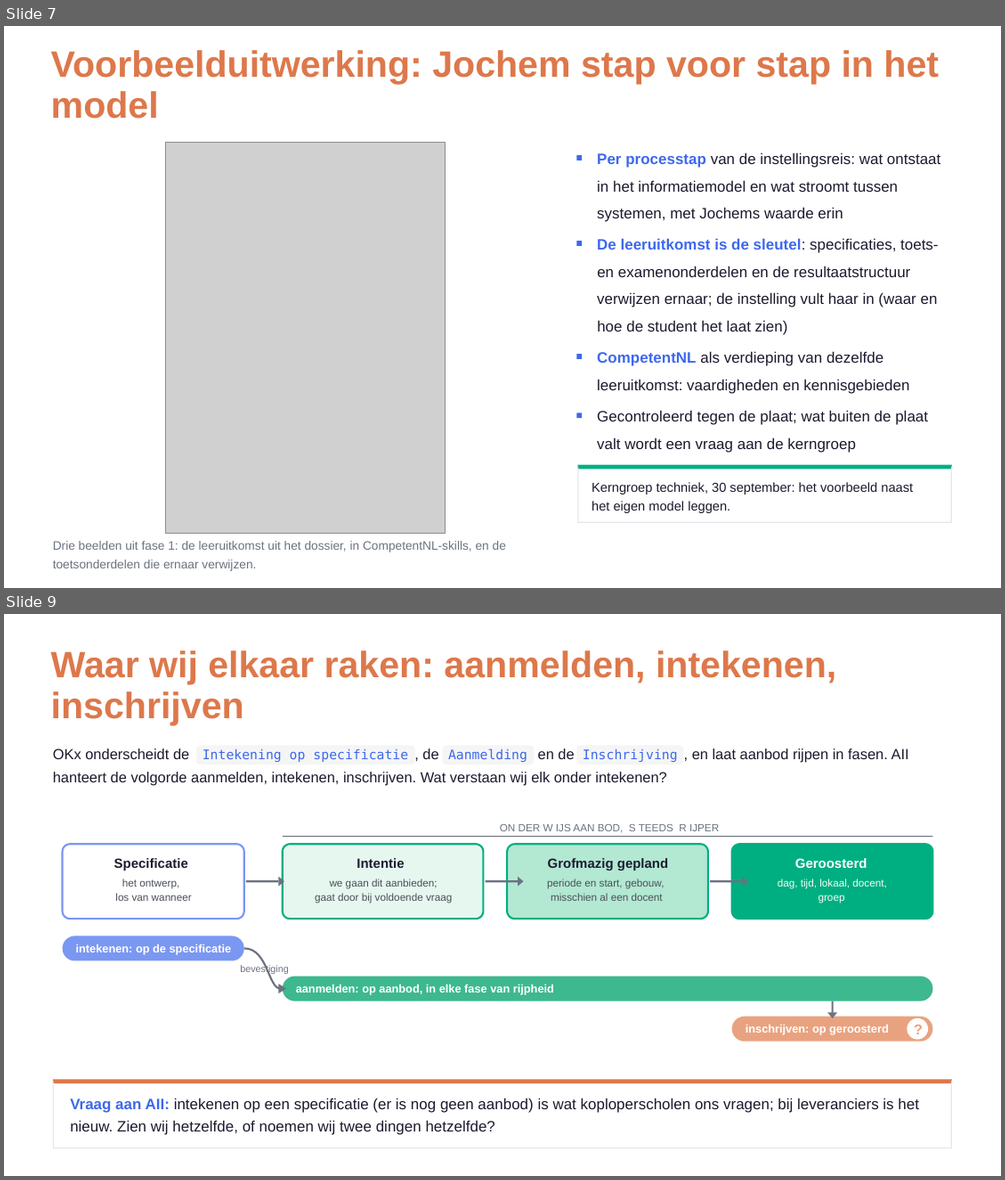
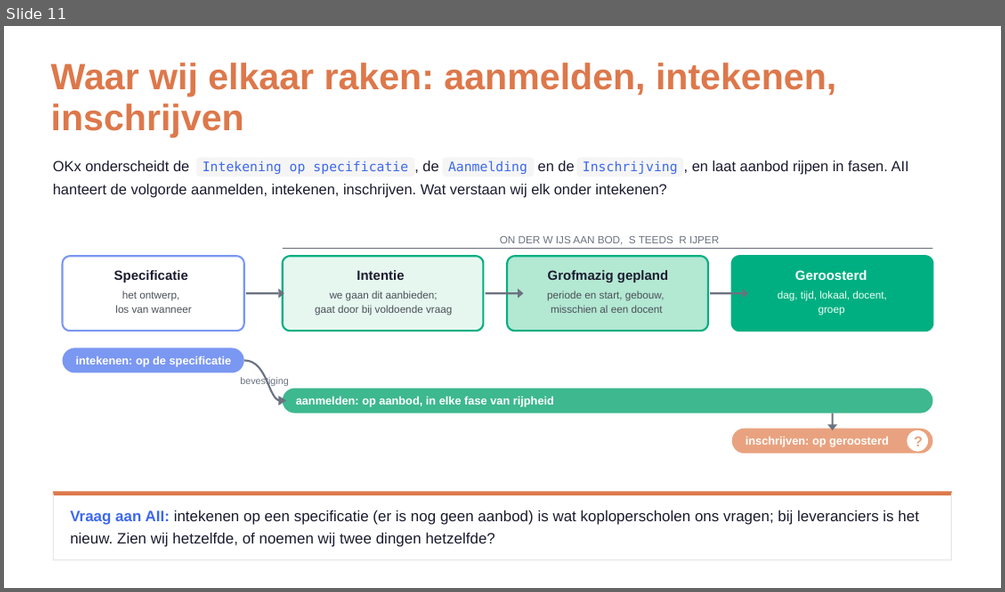
Before and after one commit to Npuls-OKx/meta, a slide deck: presentaties/export/260921_alignment_npuls_pijlers/260921_alignment_npuls_pijlers.pptx. Shown one above the other, each under a label of ours: slides 7 and 9 before the commit, slide 11 after it; the slides between them are not shown. The pictures are 1005x1180 and 1005x592 pixels, drawn with LibreOffice and Linux fonts; fonts in the diff are those of the drawing; grey boxes stand for pictures; background and template pictures are left out. Boxes give left, top, right and bottom in pixels: in the first picture for what was removed or moved away, otherwise in the second. Text is boxed around its words. In the diff, an @@ line names an element or a change of style, - is before the commit and + after.

```diff
--- a/presentaties/export/260921_alignment_npuls_pijlers/260921_alignment_npuls_pijlers.pptx
+++ b/presentaties/export/260921_alignment_npuls_pijlers/260921_alignment_npuls_pijlers.pptx
@@ slide 7 removed at (x1=4, y1=26, x2=1001, y2=588), background picture (left out) @@
@@ freeform shape removed at (x1=4, y1=26, x2=1001, y2=588) @@
@@ freeform shape removed at (x1=4, y1=26, x2=1001, y2=588) @@
@@ text removed at (x1=51, y1=50, x2=938, y2=85) @@
-Voorbeelduitwerking: Jochem stap voor stap in het
@@ text removed at (x1=51, y1=91, x2=159, y2=119) @@
-model
@@ picture removed at (x1=166, y1=143, x2=445, y2=532) @@
@@ freeform shape removed at (x1=576, y1=155, x2=581, y2=160) @@
@@ text removed at (x1=597, y1=152, x2=940, y2=168) @@
-Per processtap van de instellingsreis: wat ontstaat
@@ text removed at (x1=597, y1=180, x2=898, y2=192) @@
-in het informatiemodel en wat stroomt tussen
@@ text removed at (x1=597, y1=207, x2=842, y2=222) @@
-systemen, met Jochems waarde erin
@@ text removed at (x1=597, y1=238, x2=938, y2=253) @@
-De leeruitkomst is de sleutel: speciﬁcaties, toets-
@@ freeform shape removed at (x1=576, y1=240, x2=581, y2=246) @@
@@ text removed at (x1=597, y1=265, x2=910, y2=277) @@
-en examenonderdelen en de resultaatstructuur
@@ text removed at (x1=597, y1=292, x2=938, y2=307) @@
-verwijzen ernaar; de instelling vult haar in (waar en
@@ text removed at (x1=597, y1=320, x2=788, y2=335) @@
-hoe de student het laat zien)
@@ freeform shape removed at (x1=576, y1=353, x2=581, y2=358) @@
@@ text removed at (x1=597, y1=351, x2=883, y2=366) @@
-CompetentNL als verdieping van dezelfde
@@ text removed at (x1=597, y1=378, x2=909, y2=394) @@
-leeruitkomst: vaardigheden en kennisgebieden
@@ freeform shape removed at (x1=576, y1=412, x2=581, y2=418) @@
@@ text removed at (x1=597, y1=410, x2=928, y2=425) @@
-Gecontroleerd tegen de plaat; wat buiten de plaat
@@ text removed at (x1=597, y1=437, x2=855, y2=452) @@
-valt wordt een vraag aan de kerngroep
@@ freeform shape removed at (x1=577, y1=465, x2=951, y2=522) @@
@@ freeform shape removed at (x1=577, y1=465, x2=951, y2=468) @@
@@ freeform shape removed at (x1=577, y1=465, x2=578, y2=522) @@
@@ freeform shape removed at (x1=951, y1=465, x2=952, y2=522) @@
@@ text removed at (x1=591, y1=482, x2=913, y2=494) @@
-Kerngroep techniek, 30 september: het voorbeeld naast
@@ text removed at (x1=591, y1=500, x2=730, y2=513) @@
-het eigen model leggen.
@@ freeform shape removed at (x1=577, y1=521, x2=951, y2=522) @@
@@ text removed at (x1=53, y1=540, x2=506, y2=552) @@
-Drie beelden uit fase 1: de leeruitkomst uit het dossier, in CompetentNL-skills, en de
@@ text removed at (x1=53, y1=559, x2=256, y2=571) @@
-toetsonderdelen die ernaar verwijzen.
@@ what was slide 9 is now slide 11 @@
```
Also in this commit, not shown: 7 slides changed, 3 slides added, 2 other files.
